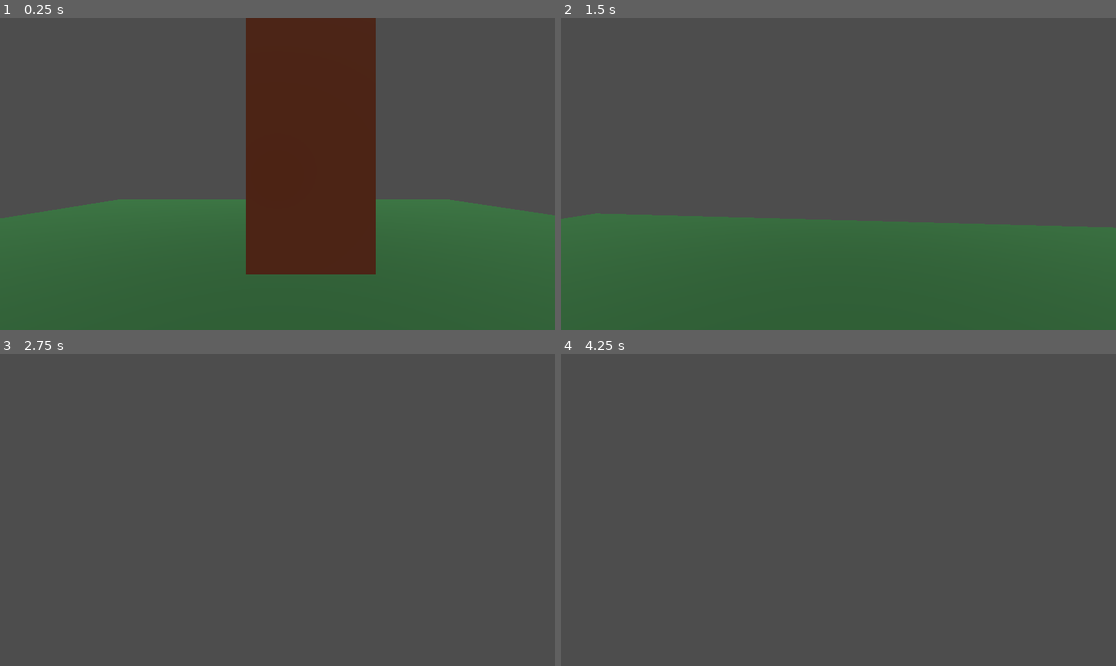
Above: before the commit, frames 1-4 (two rows, left to right).
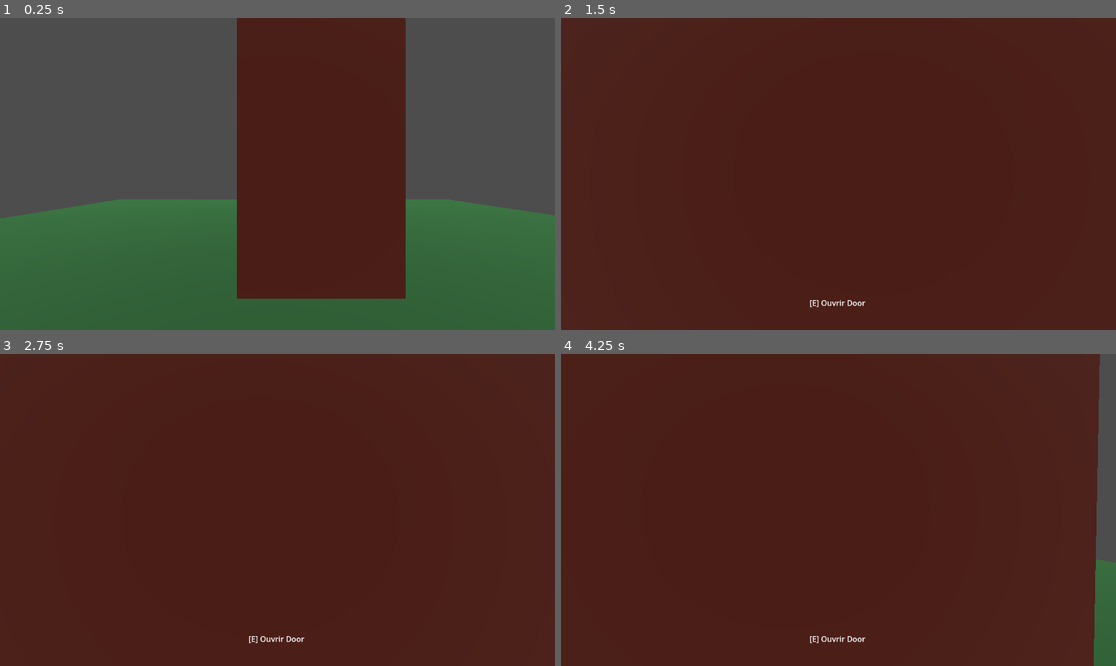
Above: after the commit, the same moments.

Repository: TheObtey/overhead-prototype
Game: Godot game, scene res://scenes/main/ElouanGamingRoom.tscn
The game is run twice, just before and just after one commit, with the same random seed, the same clock (stepped at 60 frames per second) and the same inputs. This scene is started directly instead of the project's main scene.
Inputs (mouse positions are in pixels of both pictures, inside the frame that each line leads up to):
- Up to frame 1 (0.25 s): no input
- Up to frame 2 (1.5 s): tap Enter at 0.5 s; move the mouse to (866, 174) at 0.52 s; hold W (move_forward) from 0.53 s (still down); tap E (interact) at 0.6, 1.35 s; tap Space (jump) at 0.77 s; move the mouse to (810, 174) at 1.27 s
- Up to frame 3 (2.75 s): keep holding W (move_forward); tap Space (jump) at 1.52 s; move the mouse to (288, 503) at 2.02 s; tap E (interact) at 2.1 s
- Up to frame 4 (4.25 s): keep holding W (move_forward); tap Space (jump) at 2.75, 3.02, 3.77 s; move the mouse to (832, 516) at 2.77 s; tap E (interact) at 2.85, 3.6 s; move the mouse to (877, 513) at 3.52 s

The runs differ from the first frame. In frame 1, 8.1% of the frame differs, in the area x 42-74%, y 0-90%; in frame 2, 100%, in the area x 0-100%, y 0-100%; in frame 3, 100%; in frame 4, 98%.

Commit message:
[FIX] Raycast on good camera

Diff:
--- a/scenes/entities/Door/Door.tscn
+++ b/scenes/entities/Door/Door.tscn
@@ -3,19 +3,18 @@
 [ext_resource type="PackedScene" uid="uid://775lp7xn4oqa" path="res://scenes/entities/EntityBase.tscn" id="1_qy8j6"]
 [ext_resource type="Script" uid="uid://fk5k7ytcb1b8" path="res://scenes/entities/Door/Door.gd" id="2_b5l2o"]
 
-[sub_resource type="BoxMesh" id="BoxMesh_b5l2o"]
-
-[sub_resource type="StandardMaterial3D" id="StandardMaterial3D_0oti6"]
-albedo_color = Color(0.36484432, 0.14496073, 0, 1)
+[sub_resource type="StandardMaterial3D" id="StandardMaterial3D_b5l2o"]
+albedo_color = Color(0.35633364, 0.10391449, 0.030266998, 1)
 
 [node name="EntityBase" unique_id=108843216 instance=ExtResource("1_qy8j6")]
 script = ExtResource("2_b5l2o")
 sEntityName = "Door"
 
-[node name="CollisionShape3D" parent="." index="0" unique_id=357188468]
-transform = Transform3D(2.0858212, 0, 0, 0, 3.3653054, 0, 0, 0, 0.7361664, 0, 0, 0)
+[node name="Visuals" parent="." index="0" unique_id=490728609]
+transform = Transform3D(1, 0, 0, 0, 1, 0, 0, 0, 1, 0, 2.015851, 0)
 
-[node name="Mesh" type="MeshInstance3D" parent="." index="2" unique_id=283055417]
-transform = Transform3D(2, 0, 0, 0, 4, 0, 0, 0, 0.2, 0, 0, 0)
-mesh = SubResource("BoxMesh_b5l2o")
-surface_material_override/0 = SubResource("StandardMaterial3D_0oti6")
+[node name="CSGBox3D" type="CSGBox3D" parent="Visuals" index="0" unique_id=1221858167]
+transform = Transform3D(1, 0, 0, 0, 1, 0, 0, 0, 1, 0, -0.026476264, 0)
+use_collision = true
+size = Vector3(2, 4, 0.1)
+material = SubResource("StandardMaterial3D_b5l2o")
--- a/scenes/entities/EntityBase.tscn
+++ b/scenes/entities/EntityBase.tscn
@@ -2,12 +2,7 @@
 
 [ext_resource type="Script" uid="uid://bomc1q6gjlf5v" path="res://scenes/entities/EntityBase.gd" id="1_qh3cd"]
 
-[sub_resource type="BoxShape3D" id="BoxShape3D_3e6fi"]
-
 [node name="EntityBase" type="Node3D" unique_id=108843216 groups=["Entity"]]
 script = ExtResource("1_qh3cd")
 
-[node name="CollisionShape3D" type="CollisionShape3D" parent="." unique_id=357188468]
-shape = SubResource("BoxShape3D_3e6fi")
-
 [node name="Visuals" type="Node3D" parent="." unique_id=490728609]
--- a/scenes/interaction/interaction_hud.gd
+++ /dev/null
@@ -1,10 +0,0 @@
-# interaction_hud.gd
-extends CanvasLayer
-
-@onready var label := $Label
-
-func set_prompt(text: String) -> void:
-	label.text = "[E] " + text
-
-func _ready() -> void:
-	visible = false
--- a/scenes/main/ElouanGamingRoom.tscn
+++ b/scenes/main/ElouanGamingRoom.tscn
@@ -9,7 +9,7 @@
 [node name="ElouanGamingRoom" type="Node3D" unique_id=1005311978]
 
 [node name="EntityBase" parent="." unique_id=108843216 instance=ExtResource("1_ta4rn")]
-transform = Transform3D(1, 0, 0, 0, 1, 0, 0, 0, 1, 0.15674722, 1.9993178, -0.98100615)
+transform = Transform3D(1, 0, 0, 0, 1, 0, 0, 0, 1, 0.15674722, 0.13181221, -0.2099421)
 
 [node name="PlayerBase" parent="." unique_id=632260283 instance=ExtResource("2_830eq")]
 transform = Transform3D(1, 0, 0, 0, 1, 0, 0, 0, 1, -0.36152947, 1.3887985, 2.2502694)
--- a/scenes/player/PlayerBase.gd
+++ b/scenes/player/PlayerBase.gd
@@ -34,10 +34,10 @@
 
 func _OnEntityChanged(oEntity: Node) -> void:
 	if oEntity:
-		$CanvasLayer/Text.text = "[E] " + oInteractComponent.GetCurrentPrompt()
-		$CanvasLayer/Text.visible = true
+		$HUD/Text.text = "[E] " + oInteractComponent.GetCurrentPrompt()
+		$HUD/Text.visible = true
 	else:
-		$CanvasLayer/Text.visible = false
+		$HUD/Text.visible = false
 
 func SetGravityDirection(oField: Area3D, vecNewGravityDirection: Vector3) -> void:
 	oActiveGravityField = oField
--- a/scenes/player/PlayerBase.tscn
+++ b/scenes/player/PlayerBase.tscn
@@ -38,9 +38,9 @@
 [node name="PlayerMesh" type="MeshInstance3D" parent="Visuals" unique_id=1062025898]
 mesh = SubResource("CapsuleMesh_r4mci")
 
-[node name="CanvasLayer" type="CanvasLayer" parent="." unique_id=1167788545]
+[node name="HUD" type="CanvasLayer" parent="." unique_id=1167788545]
 
-[node name="Text" type="Label" parent="CanvasLayer" unique_id=884020134]
+[node name="Text" type="Label" parent="HUD" unique_id=884020134]
 anchors_preset = -1
 anchor_left = 0.499
 anchor_top = 0.91300005
@@ -50,3 +50,5 @@
 offset_top = -52.624023
 offset_right = 574.152
 offset_bottom = 52.375977
+horizontal_alignment = 1
+vertical_alignment = 1
--- a/scenes/player/components/InteractComponent.gd
+++ b/scenes/player/components/InteractComponent.gd
@@ -19,7 +19,9 @@
 		TryInteract()
 
 func TryInteract() -> void:
+	print("I try interact")
 	if oCurrentEntity and oCurrentEntity.CanInteract(oPlayer):
+		print("is interacting")
 		oCurrentEntity.Interact(oPlayer)
 
 func GetCurrentPrompt() -> String:
@@ -31,7 +33,7 @@
 	oRayCast = RayCast3D.new()
 	oRayCast.target_position = Vector3(0, 0, -iInteractDistance)
 	oRayCast.collision_mask = 1
-	oPlayer.add_child(oRayCast)
+	oPlayer.get_node("CameraRoot").add_child(oRayCast)
 
 func _CheckInteraction() -> void:
 	if oRayCast.is_colliding():
Not shown, removed: scenes/interaction/interaction_hud.gd.uid
